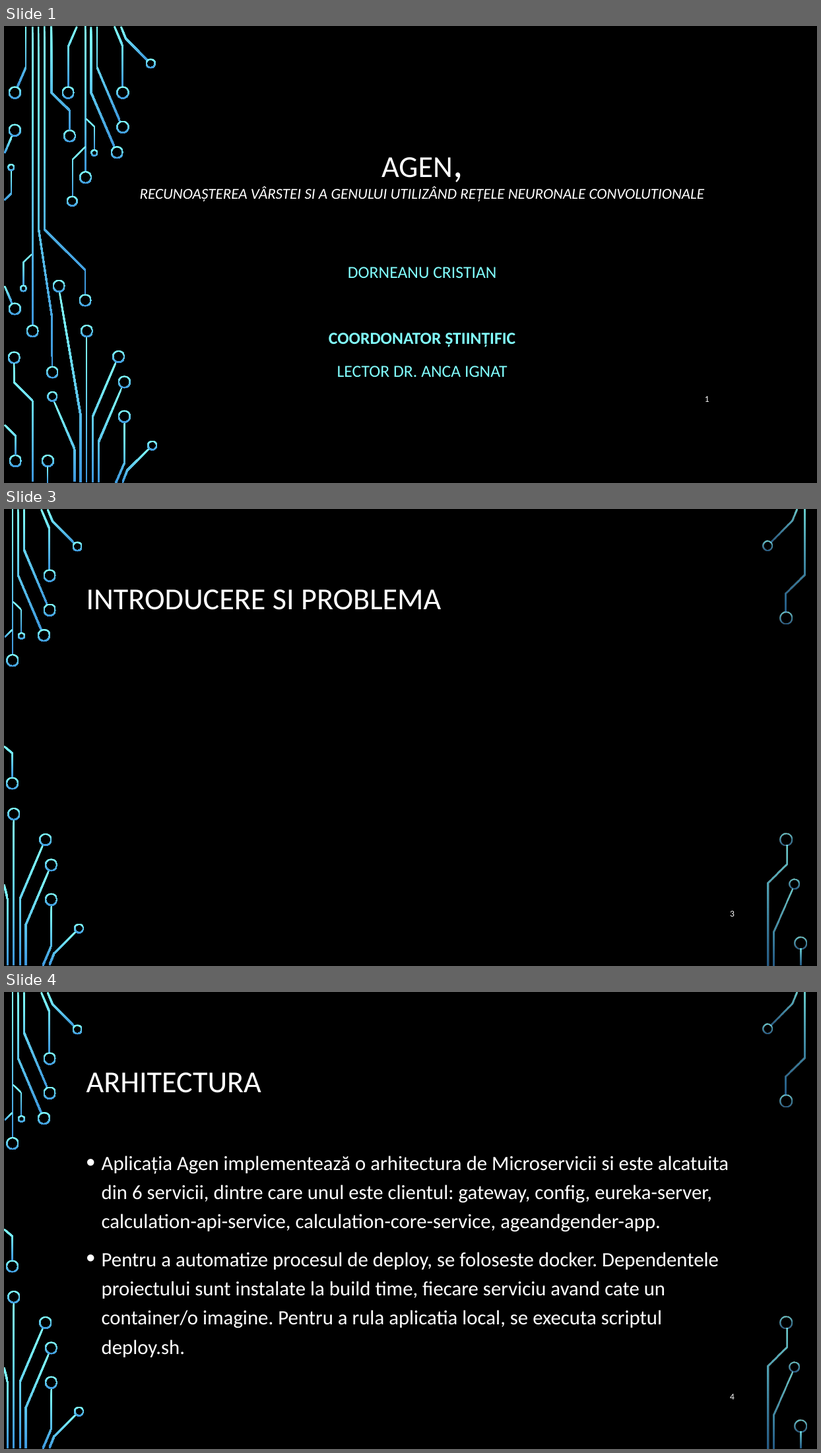
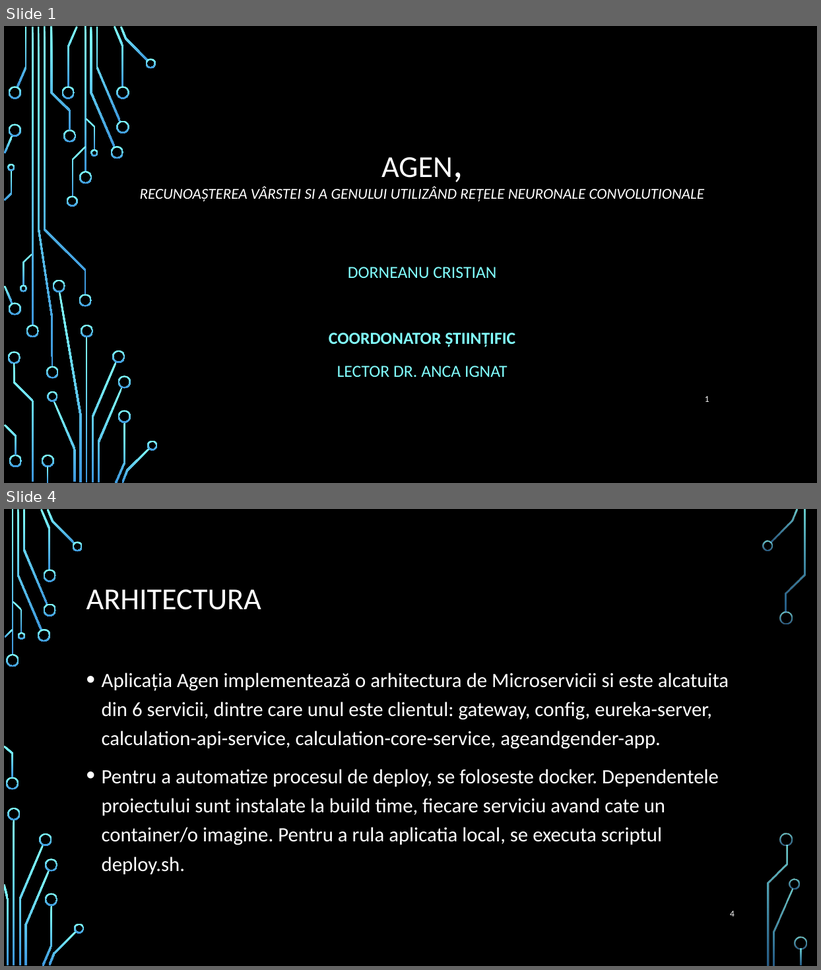
Before and after one commit to cristi-dorneanu/Agen, a slide deck: Licenta2018DorneanuCristian/AGEN.pptx. Shown one above the other, each under a label of ours: slides 1, 3 and 4 before the commit, slides 1 and 4 after it; the slides between them are not shown. The pictures are 821x1453 and 821x970 pixels, drawn with LibreOffice and Linux fonts; fonts in the diff are those of the drawing; background and template pictures are left out. Boxes give left, top, right and bottom in pixels: in the first picture for what was removed or moved away, otherwise in the second. Text is boxed around its words. In the diff, an @@ line names an element or a change of style, - is before the commit and + after.

```diff
--- a/Licenta2018DorneanuCristian/AGEN.pptx
+++ b/Licenta2018DorneanuCristian/AGEN.pptx
@@ slide 3 removed at [4,509,817,966], background picture (left out); not listed: 36 template elements that a slide beside it also shows @@
@@ title removed at [86,590,441,610] @@
-INTRODUCERE SI PROBLEMA
@@ page number removed at [730,911,735,917] @@
-3
```
Also in this commit, not shown: 4 slides changed, 11 slides added, 6 other slides removed, 2 other files.
